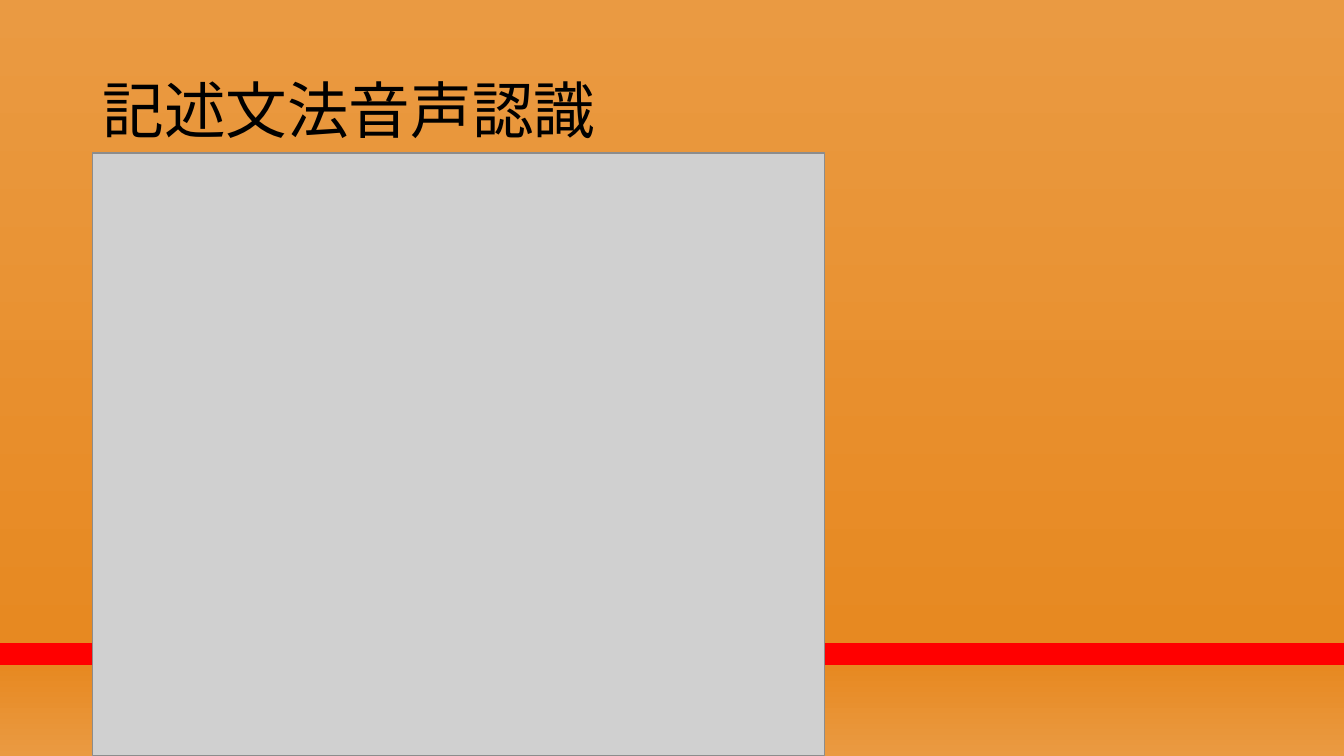
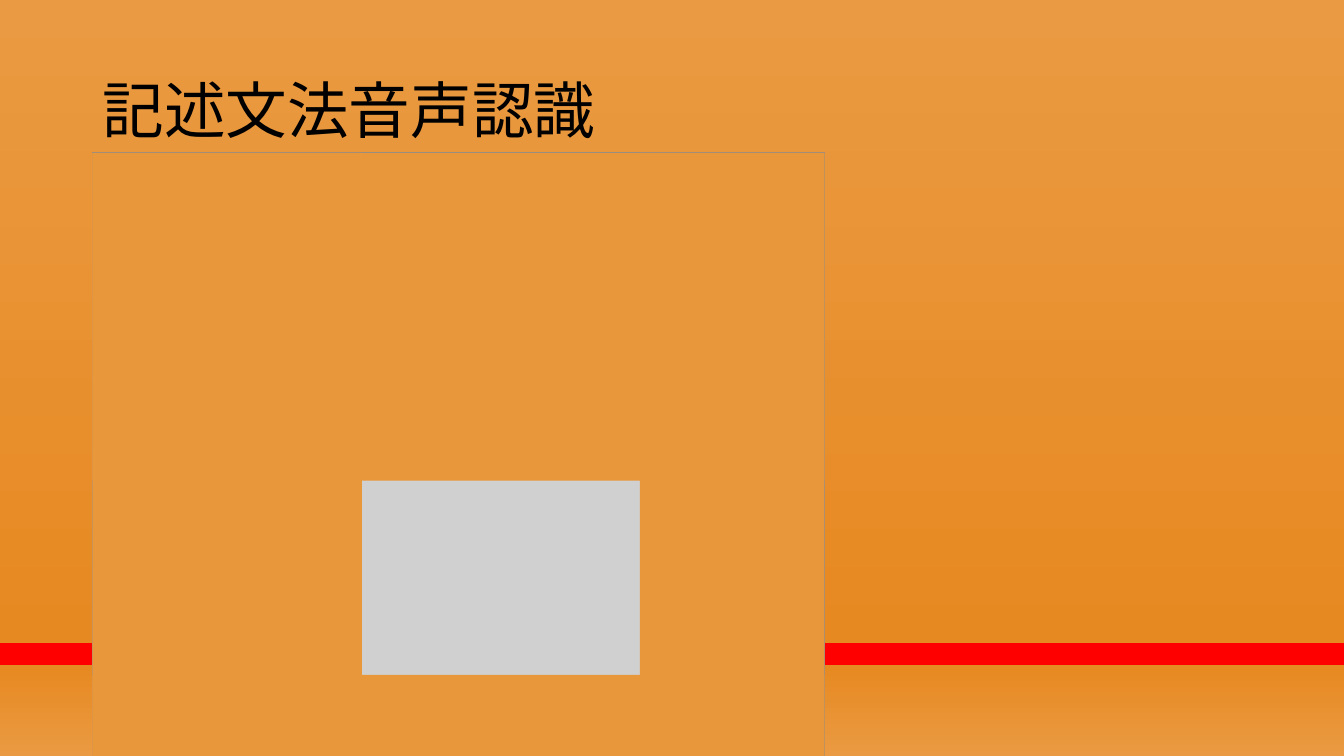
Before and after one commit to RikiishiSuzunosuke/AIspeaker_yosie, a slide deck: slide 6 of presentation/第二回プレゼン_アウトライン.pptx. Drawn at 1344x756 pixels with LibreOffice and Linux fonts; fonts in the diff are those of the drawing; grey boxes stand for pictures. Boxes give left, top, right and bottom in pixels: in the first picture for what was removed or moved away, otherwise in the second. Text is boxed around its words. In the diff, an @@ line names an element or a change of style, - is before the commit and + after.

```diff
--- a/presentation/第二回プレゼン_アウトライン.pptx
+++ b/presentation/第二回プレゼン_アウトライン.pptx
@@ rectangle added at <box>93,153,825,481</box>, fill #E9973B @@
@@ rectangle added at <box>93,153,362,756</box>, fill #E9973B @@
@@ rectangle added at <box>640,153,825,756</box>, fill #E9973B @@
@@ rectangle added at <box>93,675,825,756</box>, fill #E9973B @@
```
Also in this commit, not shown: 10 other slides changed, 1 other file.
